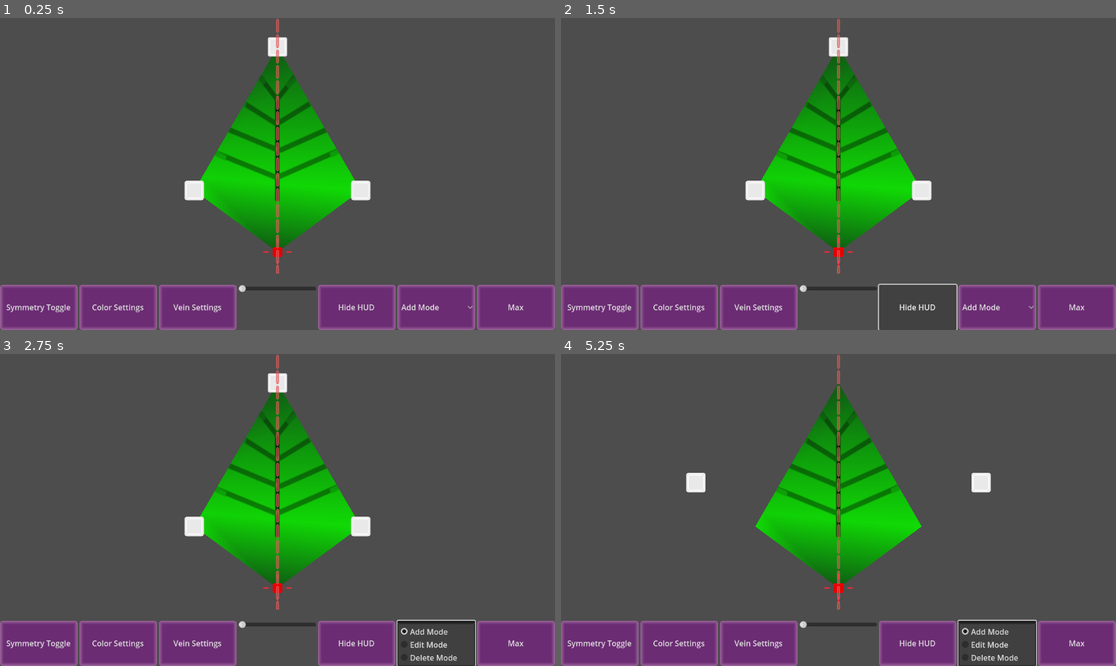
Above: before the commit, frames 1-4 (two rows, left to right).
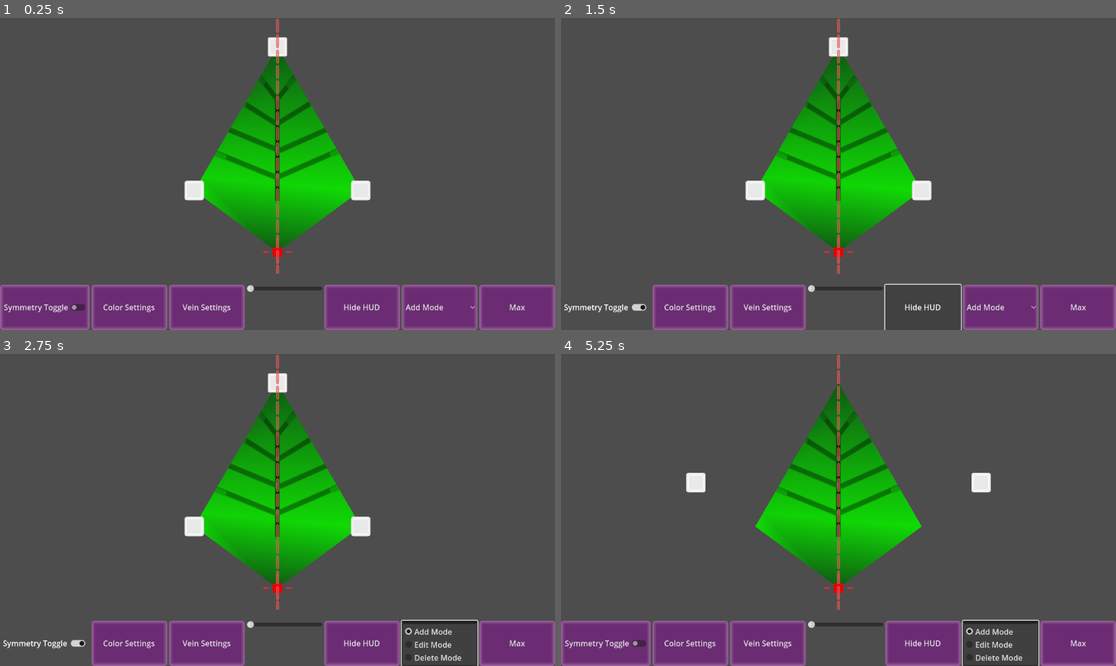
Above: after the commit, the same moments.

Repository: LettucePie/persephone
Game: Godot game, scene res://design/leafmaker.tscn
The game is run twice, just before and just after one commit, with the same random seed, the same clock (stepped at 60 frames per second) and the same inputs.
Inputs:
- Up to frame 1 (0.25 s): no input
- Up to frame 2 (1.5 s): click "Symmetry Toggle" at 0.5 s; click "Hide HUD" at 1.25 s
- Up to frame 3 (2.75 s): click "Add Mode" at 2 s
- Up to frame 4 (5.25 s): click "Max" at 2.75 s; click "Symmetry Toggle" at 3.5 s; click "Hide HUD" at 4.25 s; click "Add Mode" at 5 s

The runs differ from the first frame. In frame 1, 2.2% of the frame differs, in the area x 0-95%, y 85-100%; in frame 2, 4.0%; in frame 3, 4.3%; in frame 4, 2.4%.

Commit message:
Added even and odd configurations into symmetry pairing

Diff:
--- a/design/leafmaker.tscn
+++ b/design/leafmaker.tscn
@@ -59,7 +59,7 @@
 offset_top = -94.0
 alignment = 1
 
-[node name="Symmetry" type="Button" parent="ui/HBoxContainer"]
+[node name="Symmetry" type="CheckButton" parent="ui/HBoxContainer"]
 layout_mode = 2
 size_flags_horizontal = 3
 text = "Symmetry Toggle"
@@ -124,7 +124,8 @@
 [connection signal="ready" from="canvas" to="." method="_on_canvas_ready"]
 [connection signal="ready" from="ui" to="." method="_on_ui_ready"]
 [connection signal="resized" from="ui" to="canvas" method="_on_ui_resized"]
-[connection signal="pressed" from="ui/HBoxContainer/Symmetry" to="ui" method="_on_Symmetry_pressed"]
+[connection signal="symmetry" from="ui" to="canvas" method="_on_ui_symmetry"]
+[connection signal="toggled" from="ui/HBoxContainer/Symmetry" to="ui" method="_on_symmetry_toggled"]
 [connection signal="item_selected" from="ui/HBoxContainer/Mode" to="canvas" method="_on_Mode_item_selected"]
 [connection signal="item_selected" from="ui/HBoxContainer/Mode" to="ui" method="_on_mode_item_selected"]
 [connection signal="pressed" from="ui/HBoxContainer/Maximize" to="canvas" method="_on_Maximize_pressed"]
--- a/design/leafmaker_canvas.gd
+++ b/design/leafmaker_canvas.gd
@@ -289,14 +289,9 @@
 	print("Remove LeafPoint: ", leaf_point)
 	if leaf_points.size() > 4:
 		var previous_index = leaf_point.curve_index - 1
-		print("LeafCurve Before: ", leaf_curve.get_point_count())
-		print("LeafPoints Before: ", leaf_points.size())
 		leaf_curve.remove_point(leaf_point.curve_index)
-#		leaf_points.erase(leaf_point)
 		leaf_points.remove_at(leaf_point.curve_index)
 		leaf_point.queue_free()
-		print("LeafCurve After: ", leaf_curve.get_point_count())
-		print("LeafPoints After: ", leaf_points.size())
 		update_leaf_visual(true)
 		update_leaf_point_indeces(previous_index)
 		update_round_neighbors(leaf_points[previous_index])
@@ -312,14 +307,39 @@
 	print("Pairing Symmetry Points")
 	var side_a = []
 	var side_b = []
-	var half_index = (leaf_points.size() / 2)
-	for i in leaf_points.size():
-		if i != 0 and i != half_index:
-			print(i, " valid!")
-			if i < half_index:
-				side_a.append(leaf_points[i])
-			else:
-				side_b.append(leaf_points[i])
+	var origin_a = 0
+	var origin_b = leaf_points.size() - 1
+	print("Origin A: ", origin_a, " Origin B: ", origin_b)
+	var workable_point_count = origin_b - 1
+	print("Workable Point Count: ", workable_point_count)
+	var even = false
+	var midpoint = (leaf_points.size() / 2) - 1
+	print("midpoint Starting at: ", midpoint)
+	if workable_point_count >= 2:
+		print("Valid number of points")
+		if workable_point_count % 2 == 0:
+			print("Even number of workable points")
+			even = true
+		if !even:
+			midpoint = leaf_points.size() / 2
+			print(midpoint)
+			print("midpoint Assigned to: ", midpoint)
+		print("Even Number of Points: ", even)
+		for i in leaf_points.size():
+			if i != origin_a and i != origin_b:
+				print(i, " valid!")
+				if even:
+					if i <= midpoint:
+						side_a.append(leaf_points[i])
+					else:
+						side_b.append(leaf_points[i])
+				else:
+					if i < midpoint:
+						side_a.append(leaf_points[i])
+					elif i > midpoint:
+						side_b.append(leaf_points[i])
+	print("SIDE A : ", side_a)
+	print("SIDE B : ", side_b)
 	side_b.reverse()
 	if side_a.size() == side_b.size():
 		for i in side_a.size():
@@ -476,12 +496,20 @@
 	print("Current Mode: ", current_mode)
 
 
+func _on_ui_symmetry(mode):
+	if mode:
+		pair_symmetry_points()
+	else:
+		break_symmetry_points()
+
+
 func _on_ui_resized():
 #	print("UI Resized")
 	if leaf_origin != null:
 		recenter_origin()
 
 
+
 func _on_Maximize_pressed():
 #	print("Maximize Curve Pressed")
 	maximize_curve_scale(leaf_origin.position)
--- a/design/leafmaker_ui.gd
+++ b/design/leafmaker_ui.gd
@@ -1,4 +1,6 @@
 extends Control
+
+signal symmetry(mode)
 
 var symmetry_mode : bool = false
 
@@ -7,12 +9,13 @@
 	pass # Replace with function body.
 
 
-func _on_Symmetry_pressed():
-	pass
-
-
 func _on_mode_item_selected(index):
 	if index > 0:
 		$table.mouse_filter = 2
 	else:
 		$table.mouse_filter = 0
+
+
+func _on_symmetry_toggled(button_pressed):
+	symmetry_mode = button_pressed
+	emit_signal("symmetry", symmetry_mode)
